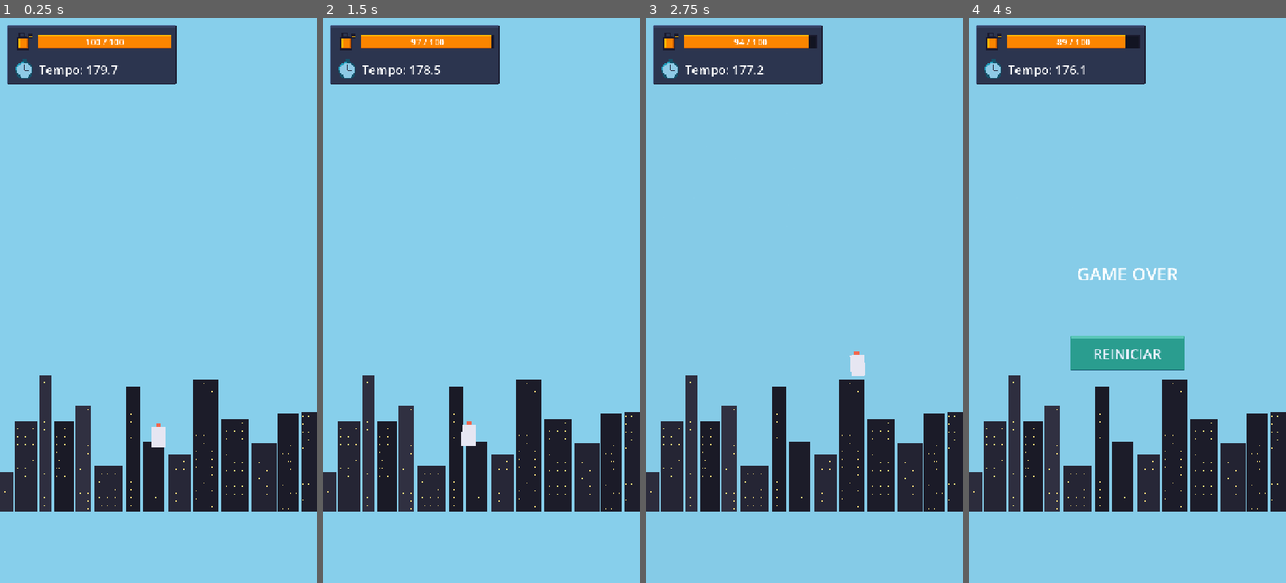
Above: before the commit, frames 1-4 (left to right).
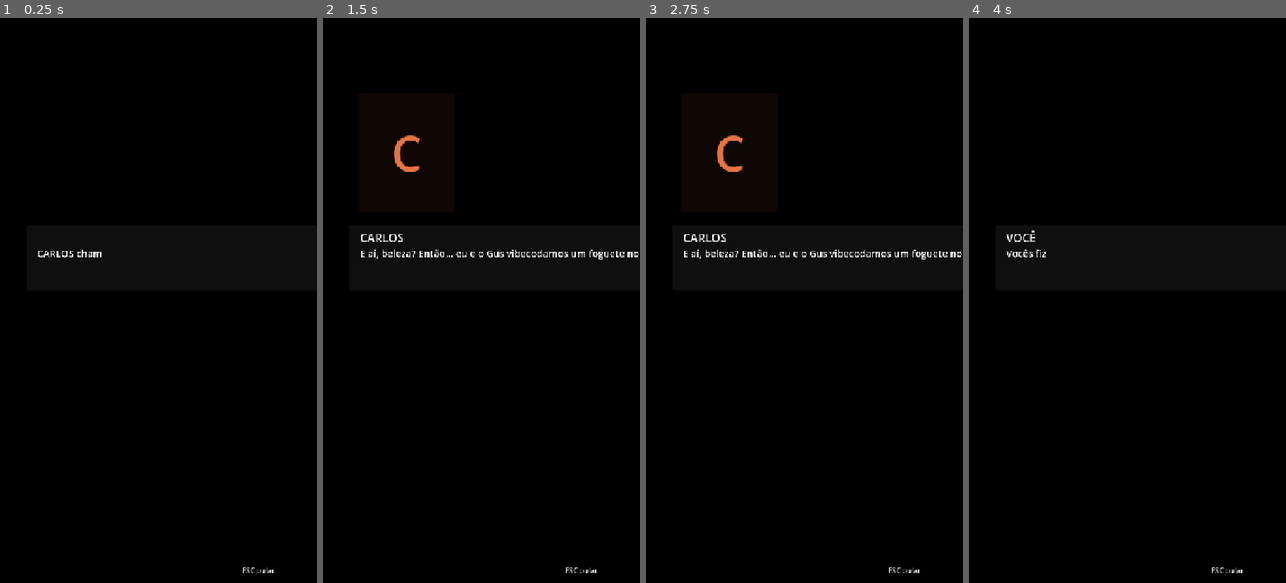
Above: after the commit, the same moments.

Repository: lucasevero/foguete-pra-lua
Game: Godot game, scene res://intro.tscn
The game is run twice, just before and just after one commit, with the same random seed, the same clock (stepped at 60 frames per second) and the same inputs. Before the commit the project starts from res://main.tscn.
Inputs (mouse positions are in pixels of both pictures, inside the frame that each line leads up to):
- Up to frame 1 (0.25 s): no input
- Up to frame 2 (1.5 s): tap Enter (ui_accept) at 0.5, 0.77 s; move the mouse to (551, 272) at 0.52 s; click (551, 272) at 0.67 s; drag from (418, 328) to (465, 413) at 1.27 s
- Up to frame 3 (2.75 s): move the mouse to (836, 176) at 2.02 s; click (836, 176) at 2.17 s
- Up to frame 4 (4 s): drag from (1111, 413) to (1032, 215) at 2.77 s; move the mouse to (1222, 385) at 3.52 s; click (1222, 385) at 3.67 s; tap Enter (ui_accept) at 3.77 s

The runs differ from the first frame. In frame 1, 100% of the frame differs, in the area x 0-100%, y 0-100%; in frame 2, 100%; in frame 3, 100%; in frame 4, 100%.

Commit message:
feat(integration): wire opening cutscene as main scene (intro -> main)

Diff:
--- /dev/null
+++ b/intro.gd
@@ -0,0 +1,12 @@
+extends Node
+## Fluxo da abertura: toca a CENA 1 e, ao terminar/pular, entra no jogo.
+## Área: integration. Só orquestra cena — não conhece gameplay nem GameEvents.
+
+@onready var _player: CutscenePlayer = $CutscenePlayer
+
+func _ready() -> void:
+	_player.finished.connect(_on_finished)
+	_player.play(CutsceneIntro.build())
+
+func _on_finished() -> void:
+	get_tree().change_scene_to_file("res://main.tscn")
--- /dev/null
+++ b/intro.tscn
@@ -0,0 +1,9 @@
+[gd_scene load_steps=3 format=3]
+
+[ext_resource type="PackedScene" path="res://cutscene_player.tscn" id="1"]
+[ext_resource type="Script" path="res://intro.gd" id="2"]
+
+[node name="Intro" type="Node"]
+script = ExtResource("2")
+
+[node name="CutscenePlayer" parent="." instance=ExtResource("1")]
--- a/project.godot
+++ b/project.godot
@@ -11,7 +11,7 @@
 [application]
 
 config/name="godot-game"
-run/main_scene="res://main.tscn"
+run/main_scene="res://intro.tscn"
 config/features=PackedStringArray("4.7", "GL Compatibility")
 config/icon="res://icon.svg"
 
Not shown, added: intro.gd.uid
